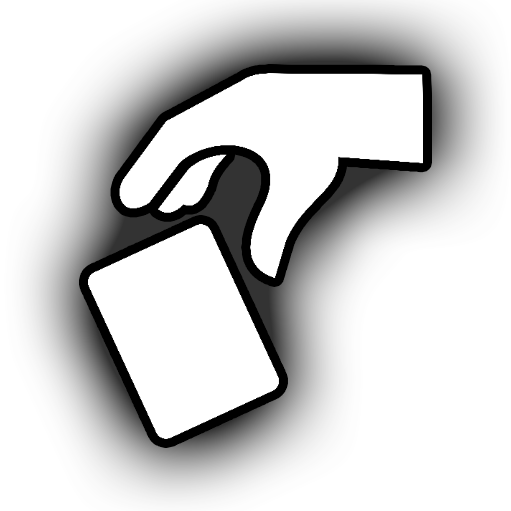
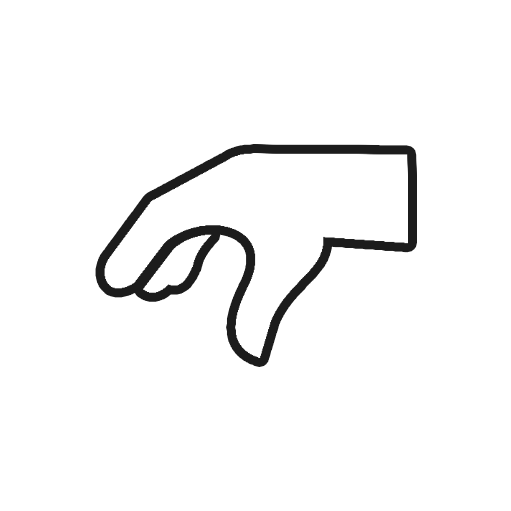
Layered file, before and after one edit (w=511, h=511). Changes by layer:
added layer "card-pickup" (1st of 2) above "card-pickup" over [104, 153, 408, 358]
hid "card-pickup" (2nd of 2) over [88, 73, 423, 439]
